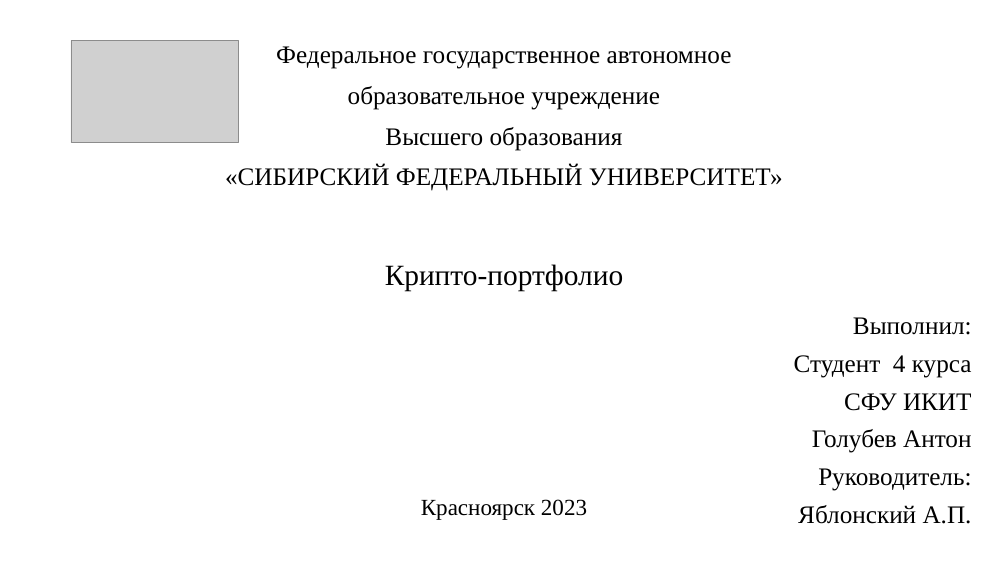
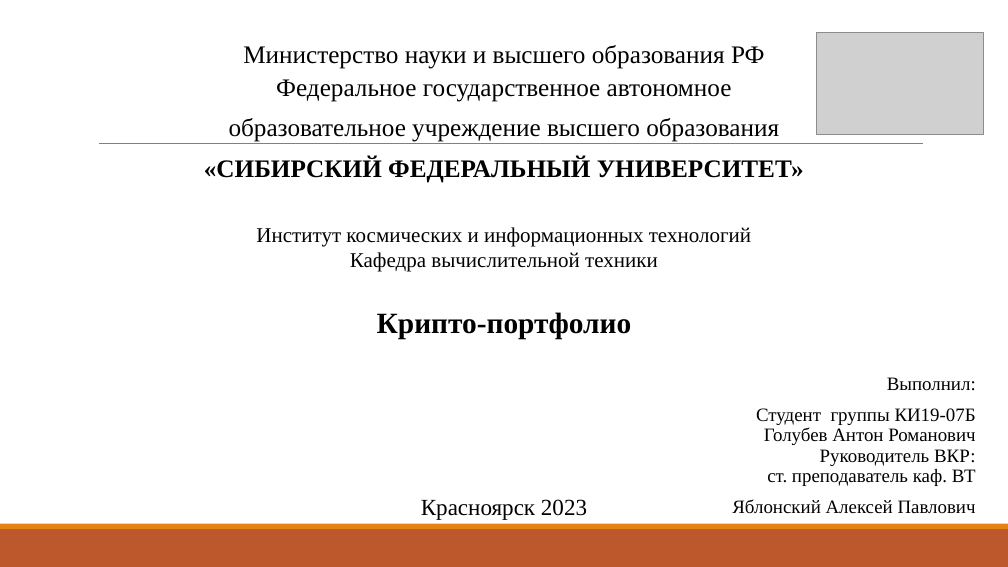
Before and after one commit to Toxich2012/kursovoi, a slide deck: slide 1 of presentvkr.pptx. Drawn at 1008x567 pixels with LibreOffice and Linux fonts; fonts in the diff are those of the drawing; grey boxes stand for pictures. Boxes give left, top, right and bottom in pixels: in the first picture for what was removed or moved away, otherwise in the second. Text is boxed around its words. In the diff, an @@ line names an element or a change of style, - is before the commit and + after.

```diff
--- a/presentvkr.pptx
+++ b/presentvkr.pptx
@@ text at bbox=[229, 45, 779, 142]: text changed @@
-Федеральное государственное автономное
-образовательное учреждение
-Высшего образования
+Министерство науки и высшего образования РФ
+Федеральное государственное автономное
+образовательное учреждение высшего образования
@@ picture: place and size @@
-picture at bbox=[71, 41, 238, 143]
+picture at bbox=[817, 33, 984, 135]
@@ line added from (99, 144) to (923, 144), #808080 0.5 pt @@
@@ text at bbox=[204, 157, 804, 183]: bold on in "«СИБИРСКИЙ ФЕДЕРАЛЬНЫЙ УНИВЕРСИТЕТ»" @@
@@ text "Крипто-портфолио": place and size @@
-text "Крипто-портфолио" at bbox=[385, 264, 624, 291]
+text "Крипто-портфолио" at bbox=[377, 312, 632, 340]
@@ text "Крипто-портфолио" at bbox=[377, 312, 632, 340]: bold on @@
@@ text at bbox=[256, 227, 751, 272]: paragraph added @@
+Институт космических и информационных технологий
+Кафедра вычислительной техники
@@ text "Выполнил:": place and size @@
-text "Выполнил:" at bbox=[794, 317, 972, 524]
+text "Выполнил:" at bbox=[732, 377, 976, 514]
@@ text at bbox=[887, 377, 976, 391]: size 24 to 18 pt in "Выполнил:" @@
@@ text at bbox=[732, 408, 976, 514]: text changed; size 24 to 18 pt @@
-Студент 4 курса
-СФУ ИКИТ
-Голубев Антон
-Руководитель:
-Яблонский А.П.
+Студент группы КИ19-07Б
+Голубев Антон Романович
+Руководитель ВКР:
+ст. преподаватель каф. ВТ
+Яблонский Алексей Павлович
@@ rectangle added at bbox=[0, 529, 1008, 567], fill #BD582C @@
@@ rectangle added at bbox=[0, 524, 1008, 529], fill #E48312 @@
```
Also in this commit, not shown: 6 other slides changed, 1 slide added, 3 slides removed, 1 other file.
